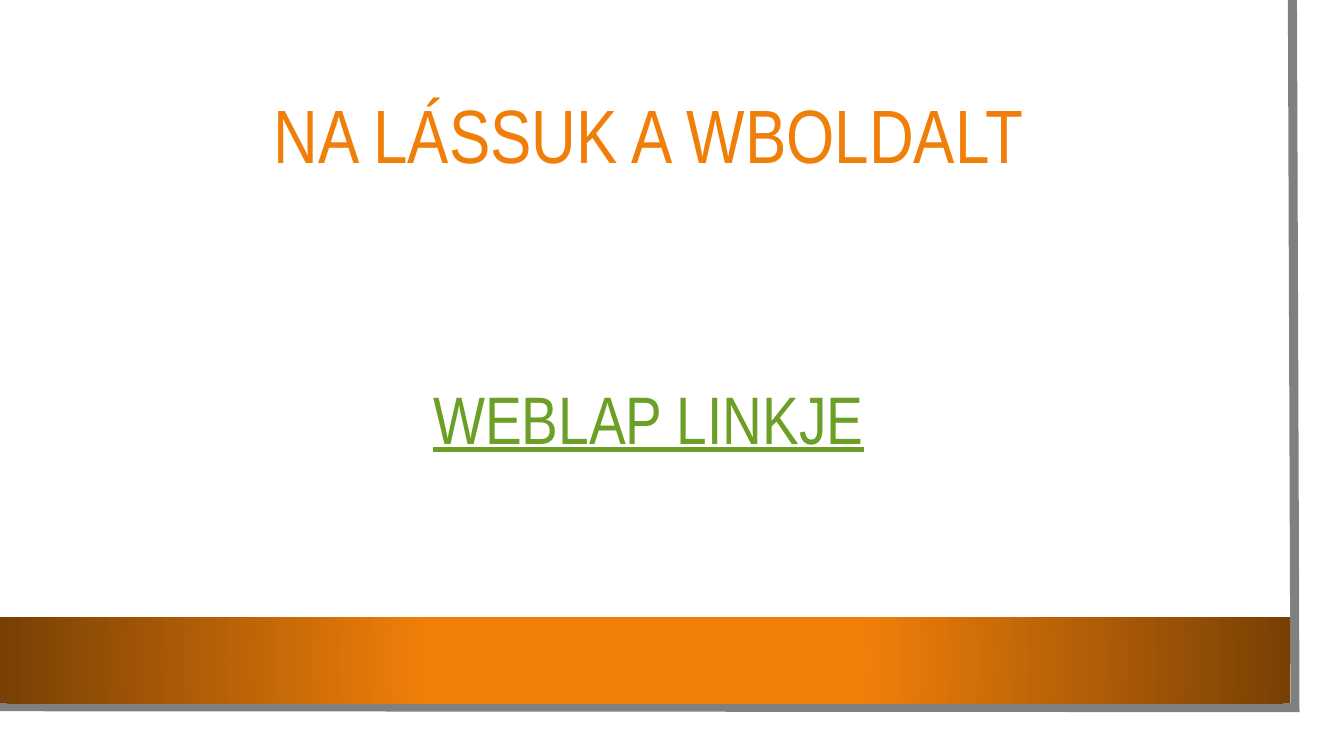
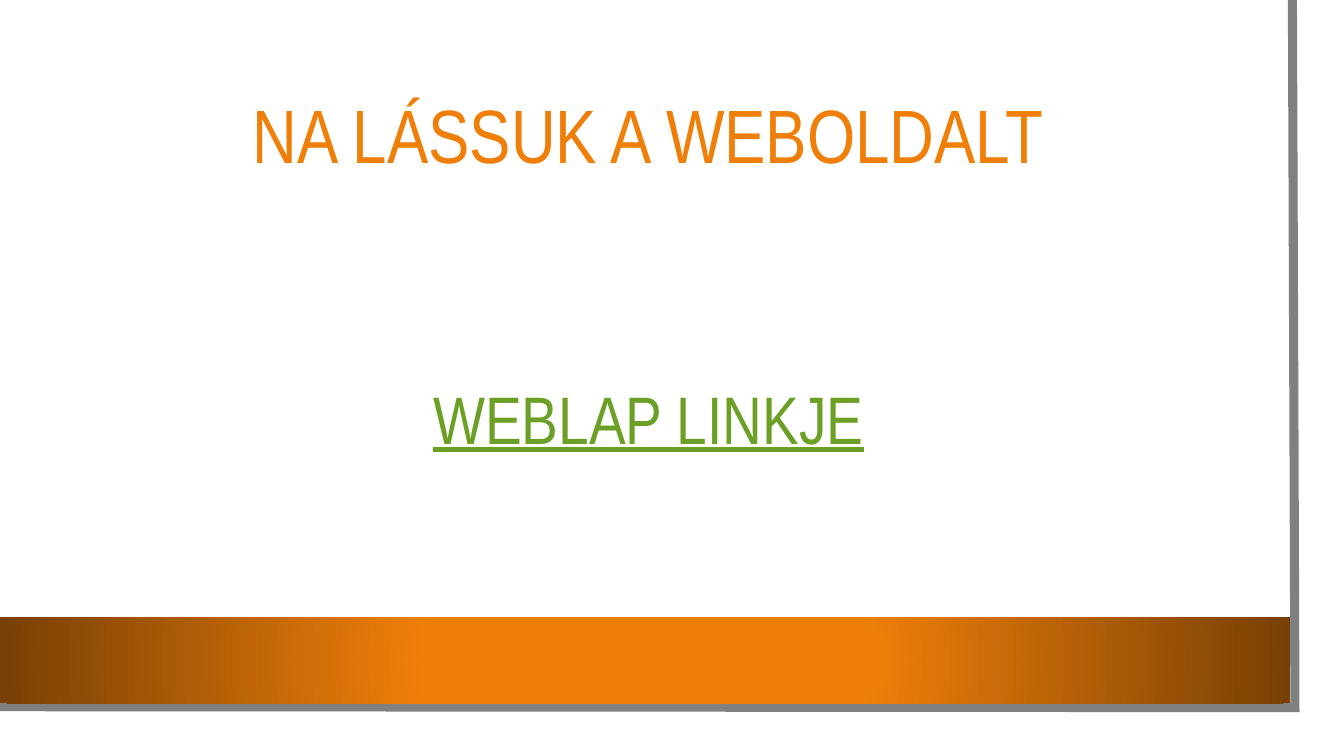
Before and after one commit to fazekasbotond3/IKT-project-Boti-Peti-, a slide deck: slide 5 of Tréfa Iszogató.pptx (slide 3 before the commit). Drawn at 1344x756 pixels with LibreOffice and Linux fonts; fonts in the diff are those of the drawing; background and template pictures are left out. Boxes give left, top, right and bottom in pixels: in the first picture for what was removed or moved away, otherwise in the second. Text is boxed around its words. In the diff, an @@ line names an element or a change of style, - is before the commit and + after.

```diff
--- a/Tréfa Iszogató.pptx
+++ b/Tréfa Iszogató.pptx
@@ title at box(253, 102, 1043, 164): text changed @@
-NA LÁSSUK A WBOLDALT
+NA LÁSSUK A WEBOLDALT
```
Also in this commit, not shown: 2 slides added.
